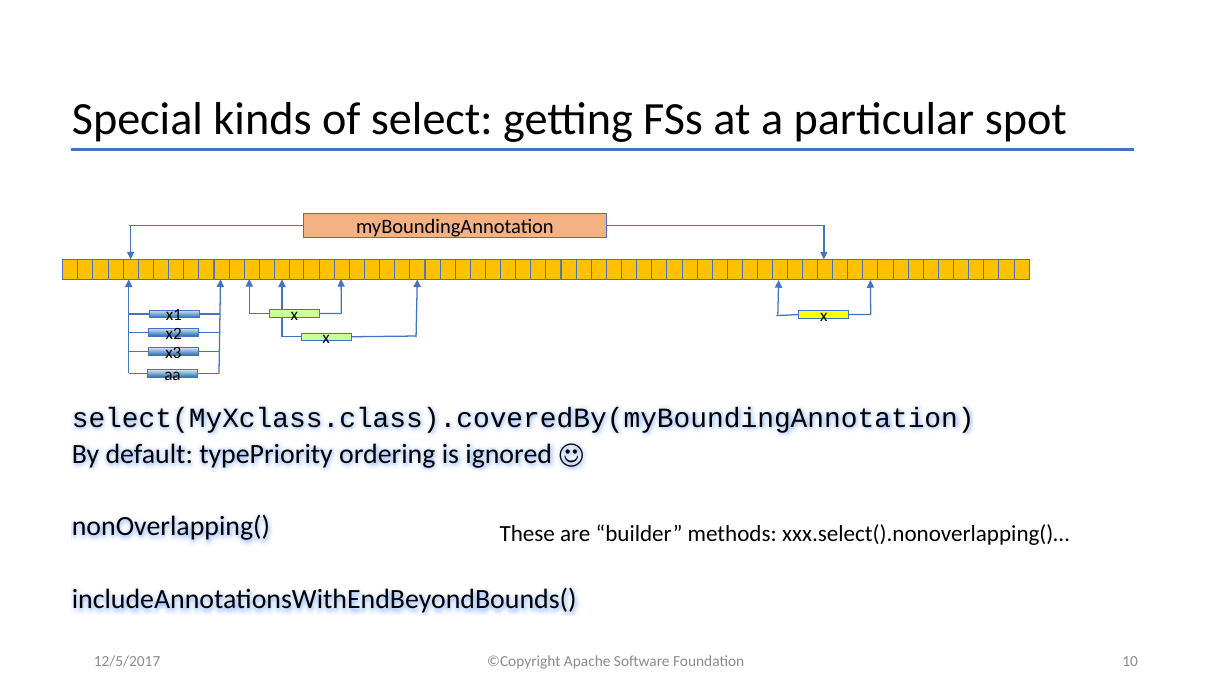
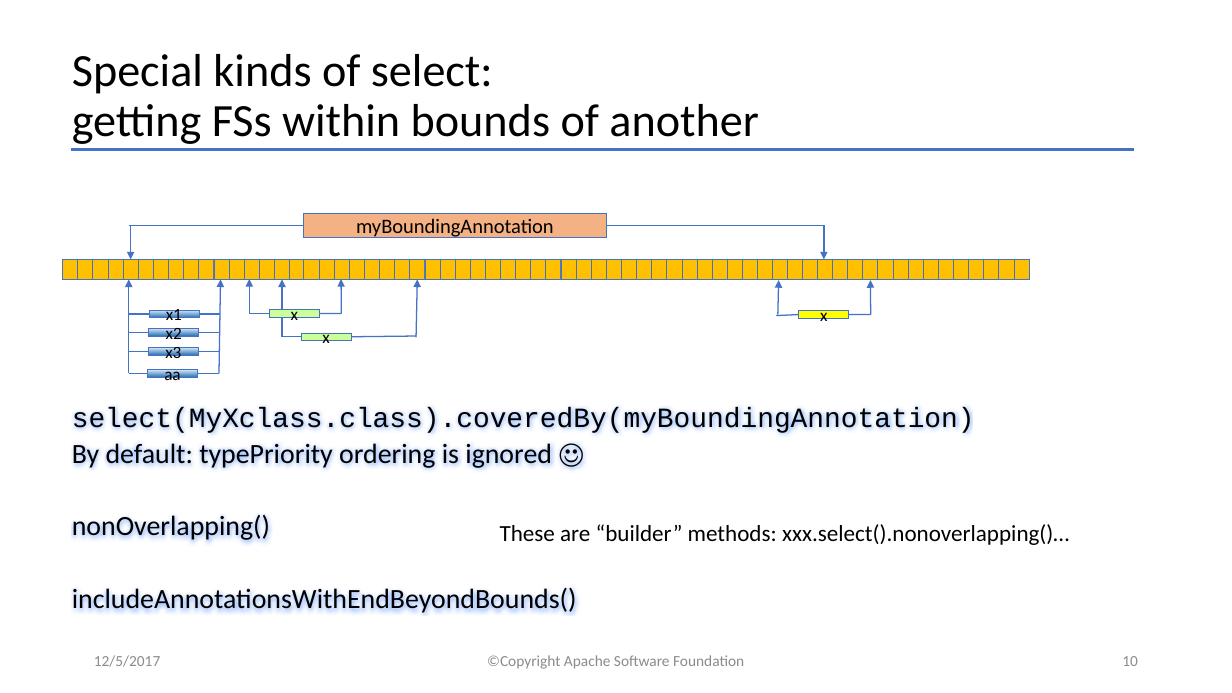
Before and after one commit to apache/uima-site, a slide deck: slide 10 of docs/downloads/uv3/UIMA_V3_Programmers_Solutions.pptx. Drawn at 1232x693 pixels with LibreOffice and Linux fonts; fonts in the diff are those of the drawing. Boxes give left, top, right and bottom in pixels: in the first picture for what was removed or moved away, otherwise in the second. Text is boxed around its words. In the diff, an @@ line names an element or a change of style, - is before the commit and + after.

```diff
--- a/docs/downloads/uv3/UIMA_V3_Programmers_Solutions.pptx
+++ b/docs/downloads/uv3/UIMA_V3_Programmers_Solutions.pptx
@@ title at <box>72,54,758,144</box>: text changed @@
-Special kinds of select: getting FSs at a particular spot
+Special kinds of select:
+getting FSs within bounds of another
```
Also in this commit, not shown: 2 other slides changed, 2 other files.
